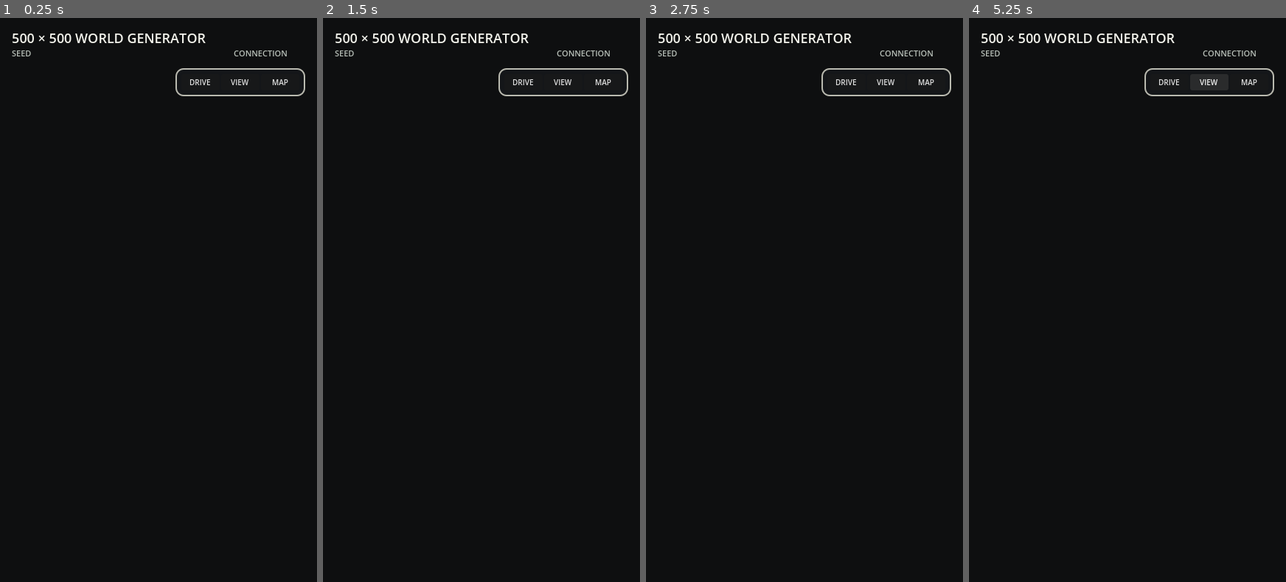
Above: before the commit, frames 1-4 (left to right).
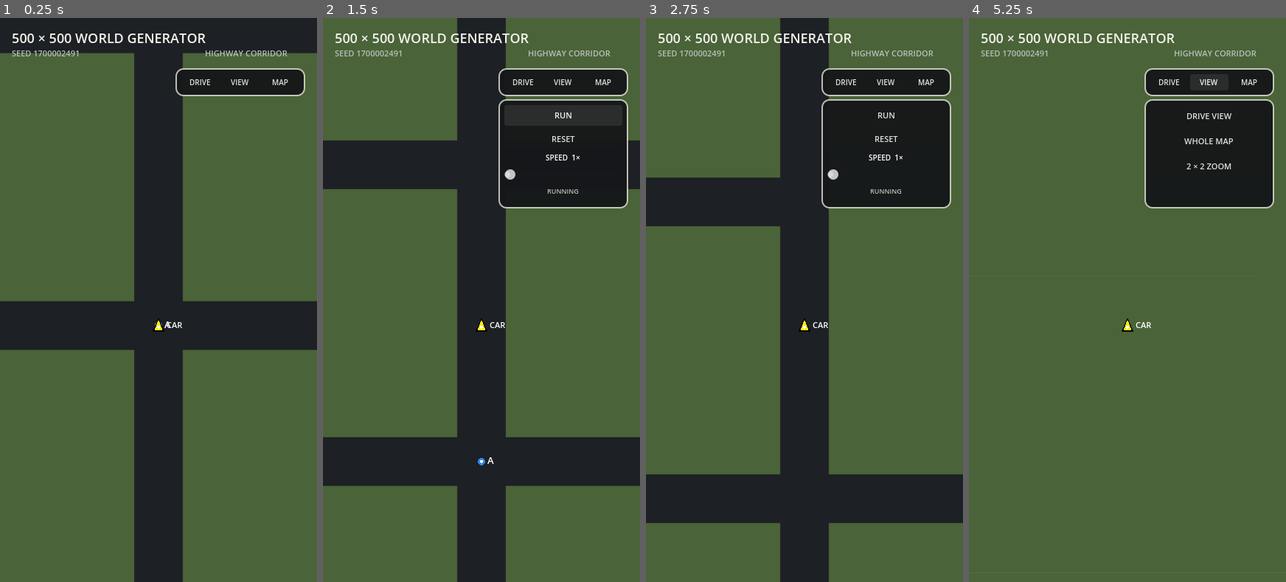
Above: after the commit, the same moments.

Repository: patrickcallahancomedy/comedian
Game: Godot game, scene res://scenes/drive/grid_world_prototype.tscn
Two runs of this game, one before a commit and one after it. Both use one fixed random seed, a clock stepped at 60 frames per second and the inputs below. This scene is started directly instead of the project's main scene.
Inputs (mouse positions are in pixels of both pictures, inside the frame that each line leads up to):
- Up to frame 1 (0.25 s): no input
- Up to frame 2 (1.5 s): click "DRIVE" at 0.5 s; click (563, 113) at 1.25 s, where only the run after the commit has a clickable "RUN"
- Up to frame 3 (2.75 s): tap Enter (ui_accept) at 2, 2.27 s; move the mouse to (874, 271) at 2.02 s; hold Right from 2.03 s (still down); tap Space at 2.1 s; click (874, 271) at 2.17 s
- Up to frame 4 (5.25 s): release Right at 2.75 s; drag from (1064, 328) to (1111, 412) at 2.77 s; move the mouse to (1159, 175) at 3.52 s; hold Right 3.53-4.25 s; tap Space at 3.6 s; drag from (1111, 412) to (1032, 215) at 4.27 s; click "VIEW" at 5 s

The runs differ from the first frame. In frame 1, 71% of the frame differs, in the area x 0-100%, y 5-100%; in frame 2, 66%; in frame 3, 65%; in frame 4, 90%, in the area x 0-100%, y 0-100%.
Error before the commit: Parse Error: Cannot infer the type of "lane_y" variable because the value doesn't have a set type. (res://scripts/drive/grid_world_map.gd:534)

Commit message:
Fix dual corridor ramp typing

Diff:
--- a/godot/scripts/drive/grid_world_map.gd
+++ b/godot/scripts/drive/grid_world_map.gd
@@ -531,7 +531,7 @@
 	if is_equal_approx(highway_a.y, highway_b.y):
 		var center := highway_a.y
 		for side in [-1.0, 1.0]:
-			var lane_y := center + side * lane_offset
+			var lane_y: float = center + side * lane_offset
 			draw_line(
 				_world_to_screen(Vector2(start.x, lane_y)),
 				_world_to_screen(Vector2(finish.x, lane_y)),
@@ -542,7 +542,7 @@
 	else:
 		var center := highway_a.x
 		for side in [-1.0, 1.0]:
-			var lane_x := center + side * lane_offset
+			var lane_x: float = center + side * lane_offset
 			draw_line(
 				_world_to_screen(Vector2(lane_x, start.y)),
 				_world_to_screen(Vector2(lane_x, finish.y)),
